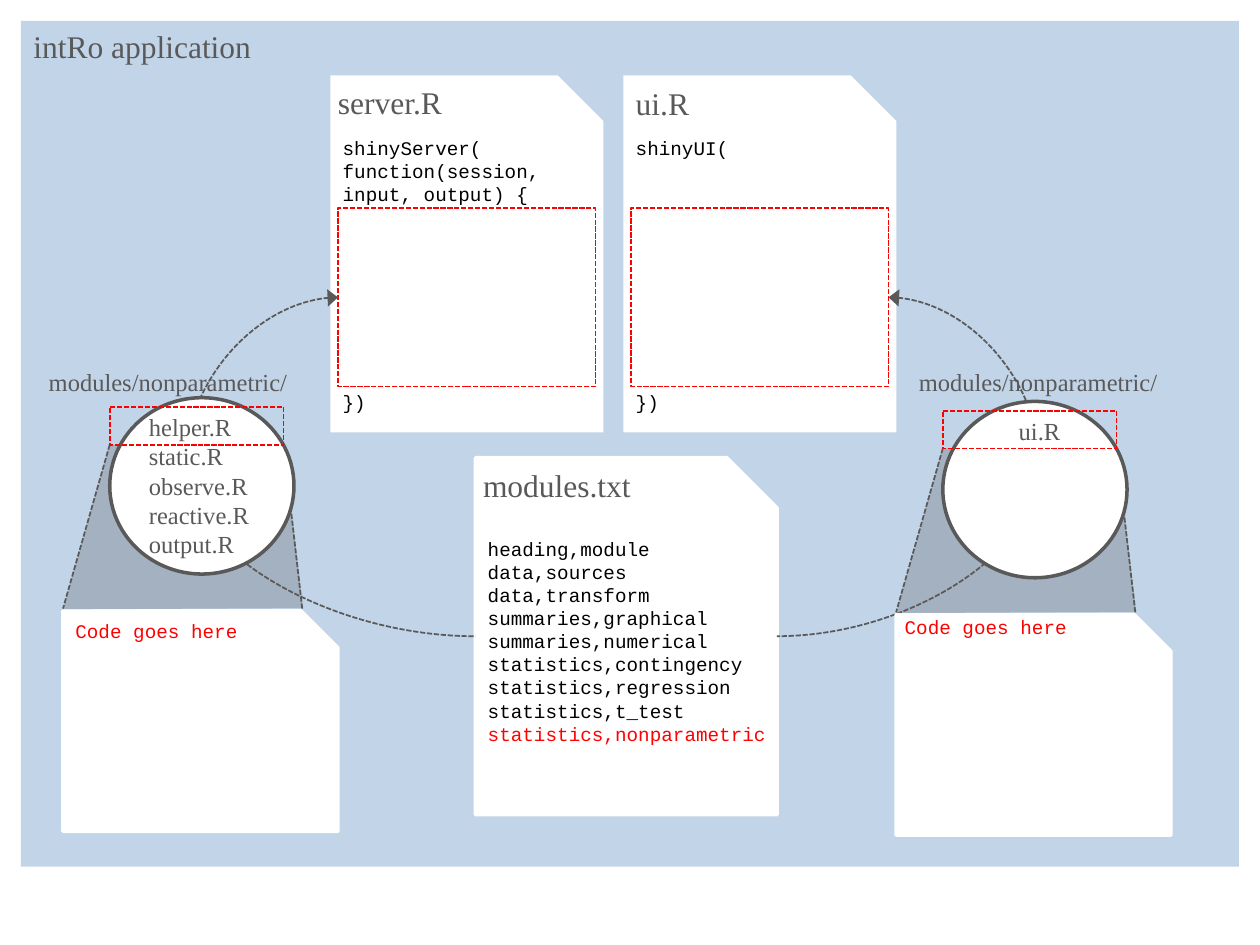
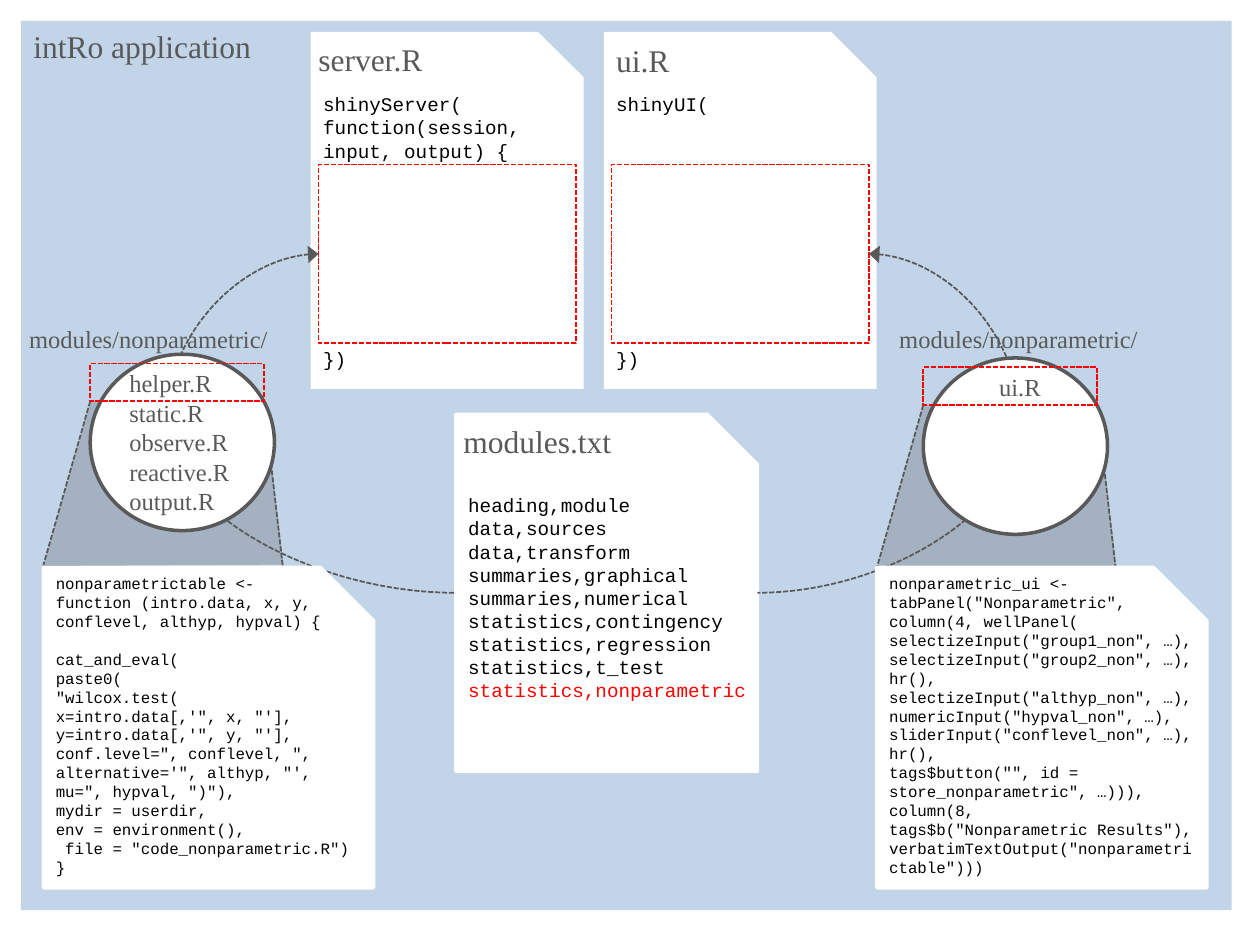
Before and after one commit to gammarama/intRo, a slide deck: slide 1 of student-paper-competition-2014/images/images.pptx. Drawn at 1260x945 pixels with LibreOffice and Linux fonts; fonts in the diff are those of the drawing. Boxes give left, top, right and bottom in pixels: in the first picture for what was removed or moved away, otherwise in the second. Text is boxed around its words. In the diff, an @@ line names an element or a change of style, - is before the commit and + after.

```diff
--- a/student-paper-competition-2014/images/images.pptx
+++ b/student-paper-competition-2014/images/images.pptx
@@ rectangle: place and size @@
-rectangle at (21, 21, 1240, 867)
+rectangle at (21, 21, 1232, 911)
@@ 7 texts, 4 rectangles, 4 lines, 2 snip rects, 2 freeform shapes, 2 ellipses, 2 curved arrows: place and size @@
-7 texts, 4 rectangles, 4 lines, 2 snip rects, 2 freeform shapes, 2 ellipses, 2 curved arrows at (63, 76, 1137, 636)
+7 texts, 4 rectangles, 4 lines, 2 snip rects, 2 freeform shapes, 2 ellipses, 2 curved arrows at (43, 32, 1118, 592)
@@ 3 texts, 1 snip rect: place and size @@
-3 texts, 1 snip rect at (49, 372, 1157, 814)
+3 texts, 1 snip rect at (29, 328, 1137, 771)
@@ snip rect: place and size @@
-snip rect at (63, 611, 338, 832)
+snip rect at (43, 567, 373, 887)
@@ snip rect: place and size @@
-snip rect at (896, 615, 1171, 835)
+snip rect at (877, 567, 1207, 887)
@@ text at (56, 577, 349, 858): text changed; size 11 to 9 pt; text colour #FF0000 to #000000 @@
-Code goes here
+nonparametrictable <-
+function (intro.data, x, y, conflevel, althyp, hypval) {
+cat_and_eval(
+paste0(
+"wilcox.test(
+x=intro.data[,'", x, "'], y=intro.data[,'", y, "'], conf.level=", conflevel, ", alternative='", althyp, "', mu=", hypval, ")"),
+mydir = userdir,
+env = environment(),
+file = "code_nonparametric.R")
+}
@@ text added at (889, 577, 1192, 858), 9 pt, text #000000 @@
+nonparametric_ui <- tabPanel("Nonparametric",
+column(4, wellPanel(
+selectizeInput("group1_non", …),
+selectizeInput("group2_non", …),
+hr(),
+selectizeInput("althyp_non", …),
+numericInput("hypval_non", …),
+sliderInput("conflevel_non", …),
+hr(),
+tags$button("", id = store_nonparametric", …))),
+column(8,
+tags$b("Nonparametric Results"),
+verbatimTextOutput("nonparametrictable")))
@@ text removed at (905, 620, 1066, 638) @@
-Code goes here
```
Also in this commit, not shown: 1 other file.
